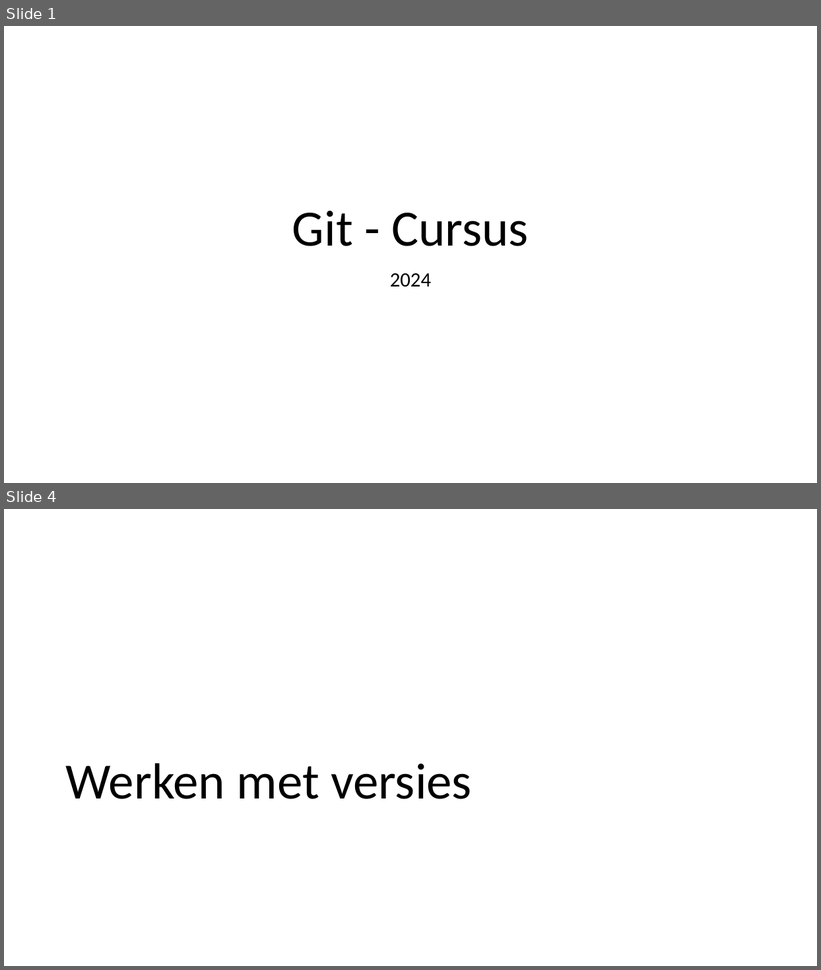
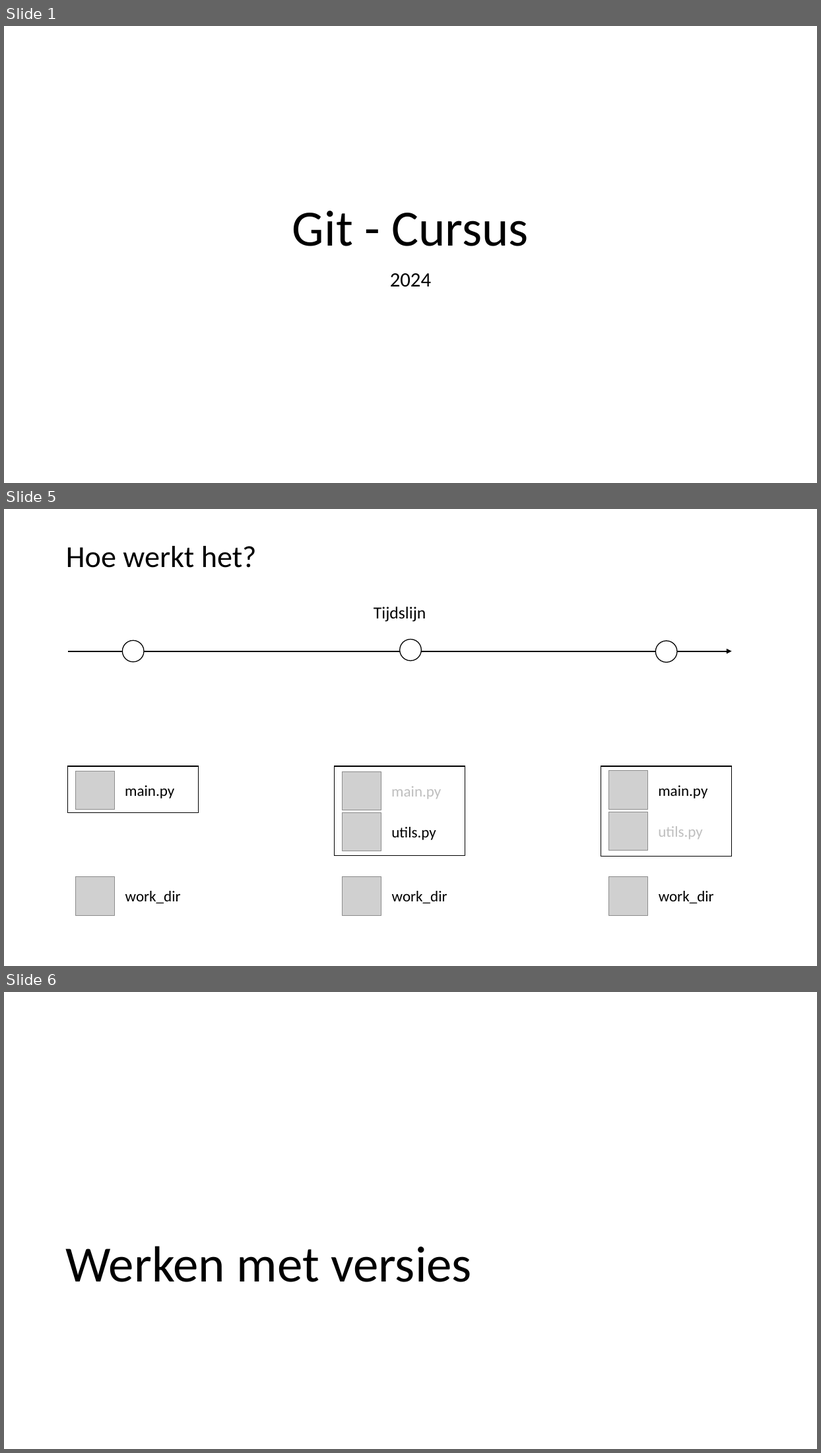
Before and after one commit to LFKoning/knowledge-sharing, a slide deck: git/1_basics/git_basic.pptx. Shown one above the other, each under a label of ours: slides 1 and 4 before the commit, slides 1, 5 and 6 after it; the slides between them are not shown. The pictures are 821x970 and 821x1453 pixels, drawn with LibreOffice and Linux fonts; fonts in the diff are those of the drawing; grey boxes stand for pictures. Boxes give left, top, right and bottom in pixels: in the first picture for what was removed or moved away, otherwise in the second. Text is boxed around its words. In the diff, an @@ line names an element or a change of style, - is before the commit and + after.

```diff
--- a/git/1_basics/git_basic.pptx
+++ b/git/1_basics/git_basic.pptx
@@ slide 5 added at <box>4,509,817,966</box>, background #FFFFFF @@
@@ title added at <box>66,546,257,568</box>, 36 pt, text #000000 @@
+Hoe werkt het?
@@ text added at <box>374,607,426,622</box>, 20 pt, text #000000 @@
+Tijdslijn
@@ ellipse added at <box>122,641,144,662</box>, fill #FFFFFF, outline #000000 1 pt @@
@@ ellipse added at <box>400,640,421,661</box>, fill #FFFFFF, outline #000000 1 pt @@
@@ ellipse added at <box>656,641,677,662</box>, fill #FFFFFF, outline #000000 1 pt @@
@@ arrow added from (68, 651) to (732, 651), #000000 1.5 pt @@
@@ rectangle added at <box>68,766,199,813</box>, outline #000000 1 pt @@
@@ picture added at <box>76,771,114,810</box> @@
@@ text added at <box>125,786,174,799</box>, 18 pt, text #000000 @@
+main.py
@@ group added at <box>335,766,465,856</box>: 2 pictures, 2 texts, 1 rectangle @@
+main.py
+utils.py
@@ group added at <box>601,766,732,856</box>: 2 pictures, 2 texts, 1 rectangle @@
+main.py
+utils.py
@@ picture added at <box>76,877,114,916</box> @@
@@ picture added at <box>343,877,381,916</box> @@
@@ picture added at <box>609,877,648,916</box> @@
@@ text added at <box>125,891,181,904</box>, 18 pt, text #000000 @@
+work_dir
@@ text added at <box>392,891,448,904</box>, 18 pt, text #000000 @@
+work_dir
@@ text added at <box>659,891,714,904</box>, 18 pt, text #000000 @@
+work_dir
@@ what was slide 4 is now slide 6 @@
```
Also in this commit, not shown: 1 slide changed, 2 other slides added, 1 slide removed, 2 other files.
